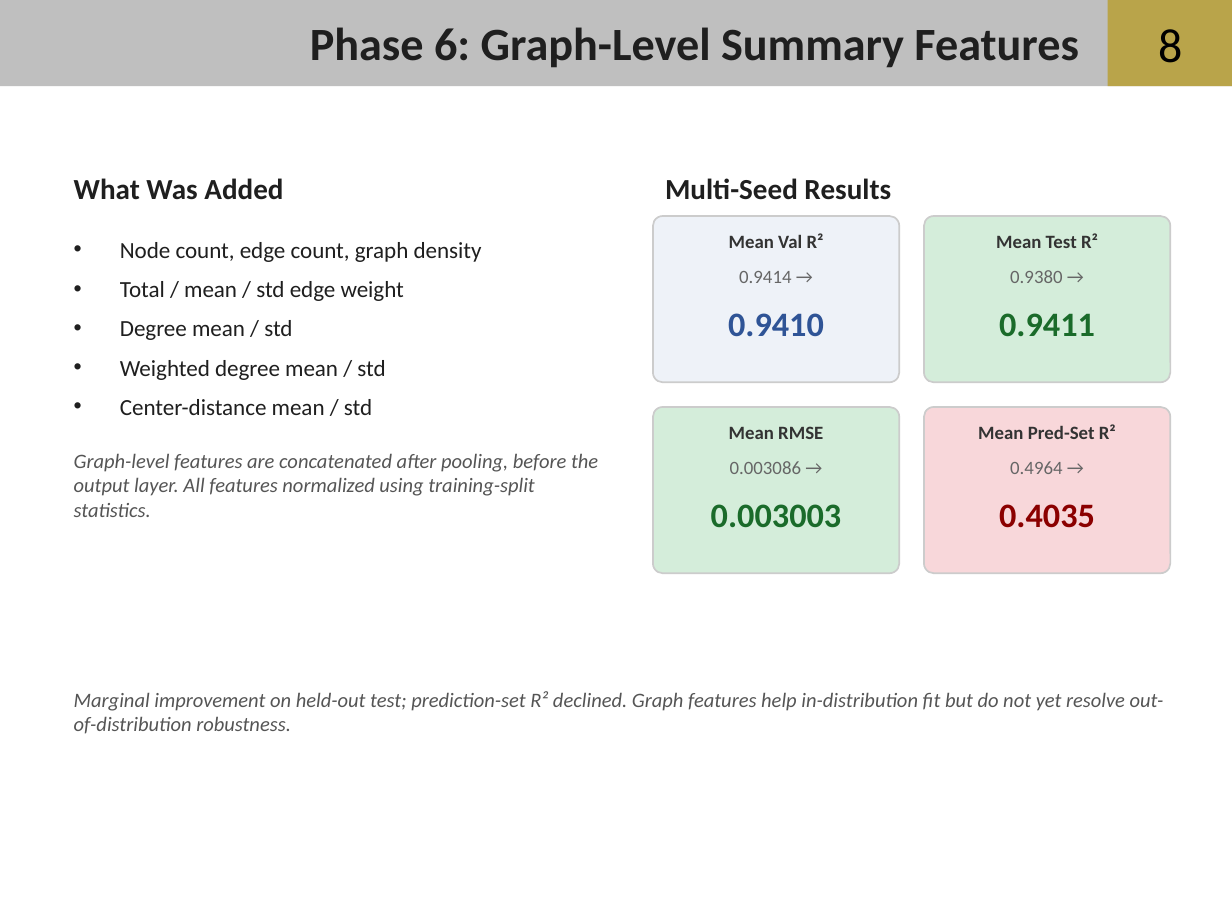
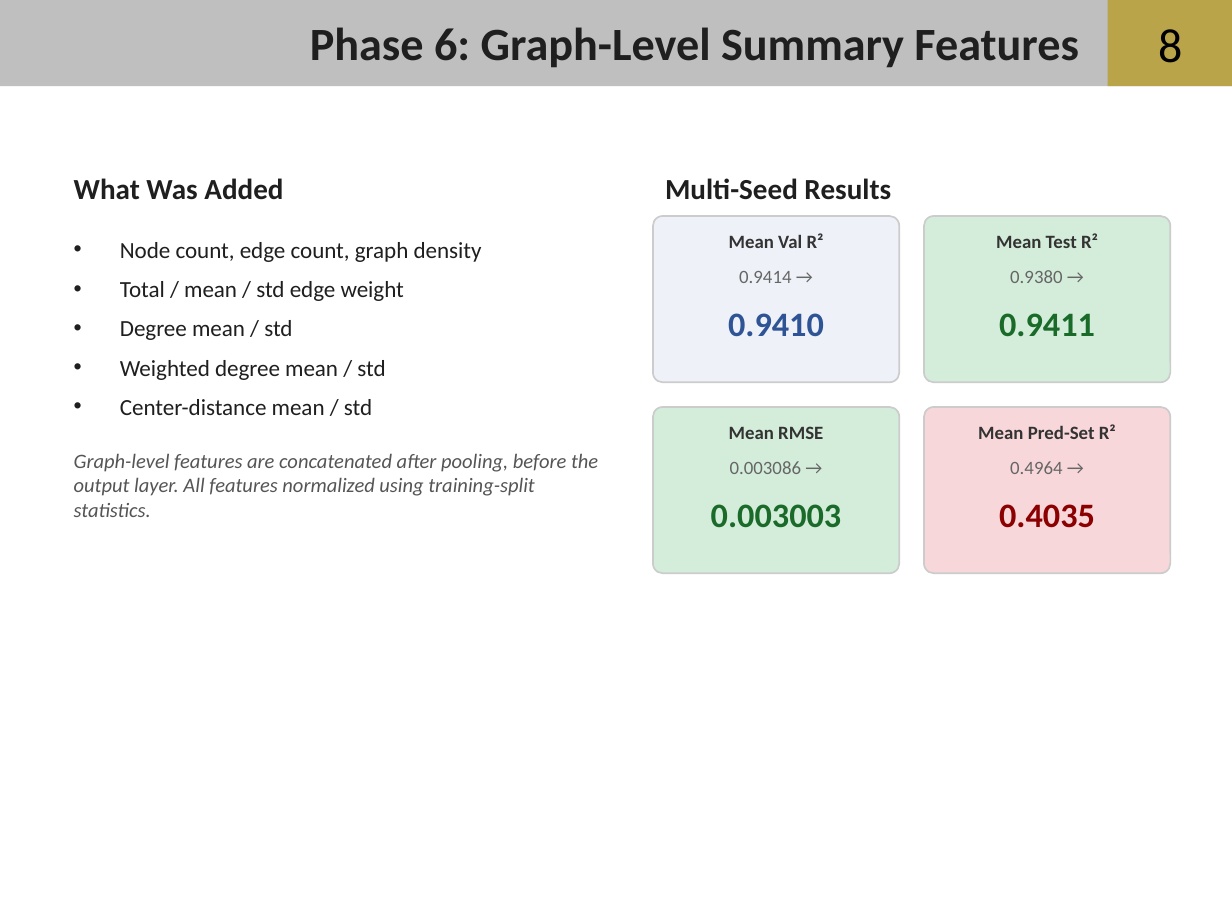
Before and after one commit to aadams2006/NSF-REU-Summer-26, a slide deck: slide 8 of docs/reference_materials/powerpoints/6-30 REU.pptx. Drawn at 1232x924 pixels with LibreOffice and Linux fonts; fonts in the diff are those of the drawing; background and template pictures are left out. Boxes give left, top, right and bottom in pixels: in the first picture for what was removed or moved away, otherwise in the second. Text is boxed around its words. In the diff, an @@ line names an element or a change of style, - is before the commit and + after.

```diff
--- a/docs/reference_materials/powerpoints/6-30 REU.pptx
+++ b/docs/reference_materials/powerpoints/6-30 REU.pptx
@@ text removed at box(74, 691, 1164, 734) @@
-Marginal improvement on held-out test; prediction-set R² declined. Graph features help in-distribution fit but do not yet resolve out-of-distribution robustness.
```
Also in this commit, not shown: 4 other slides changed.
